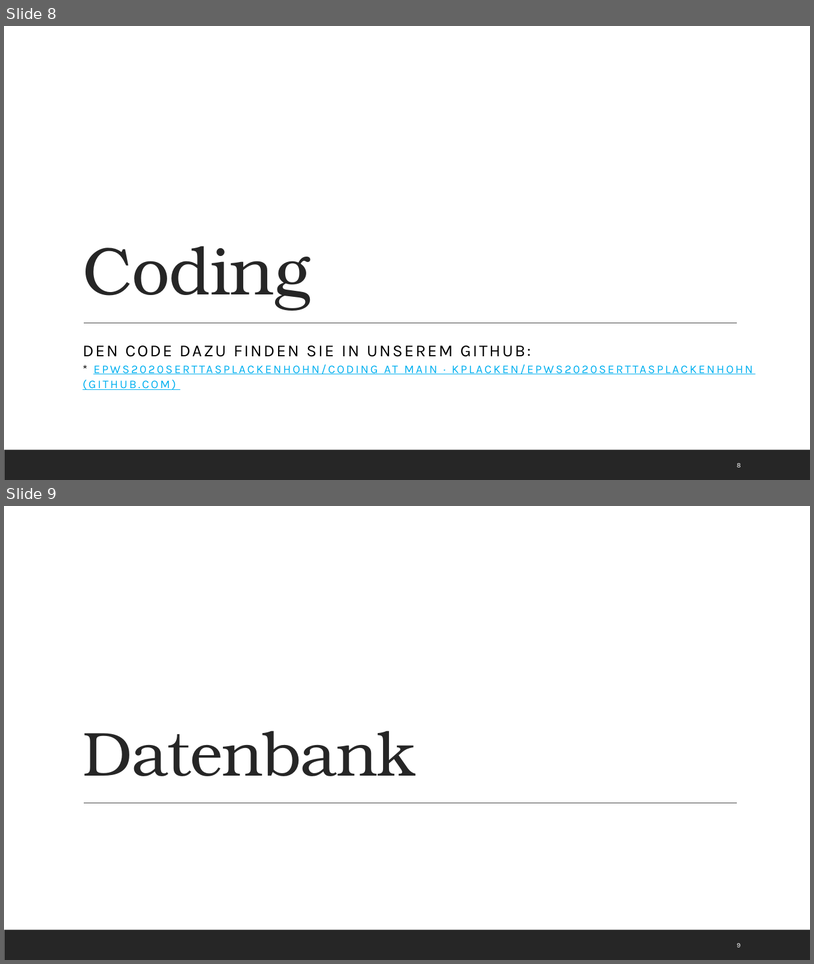
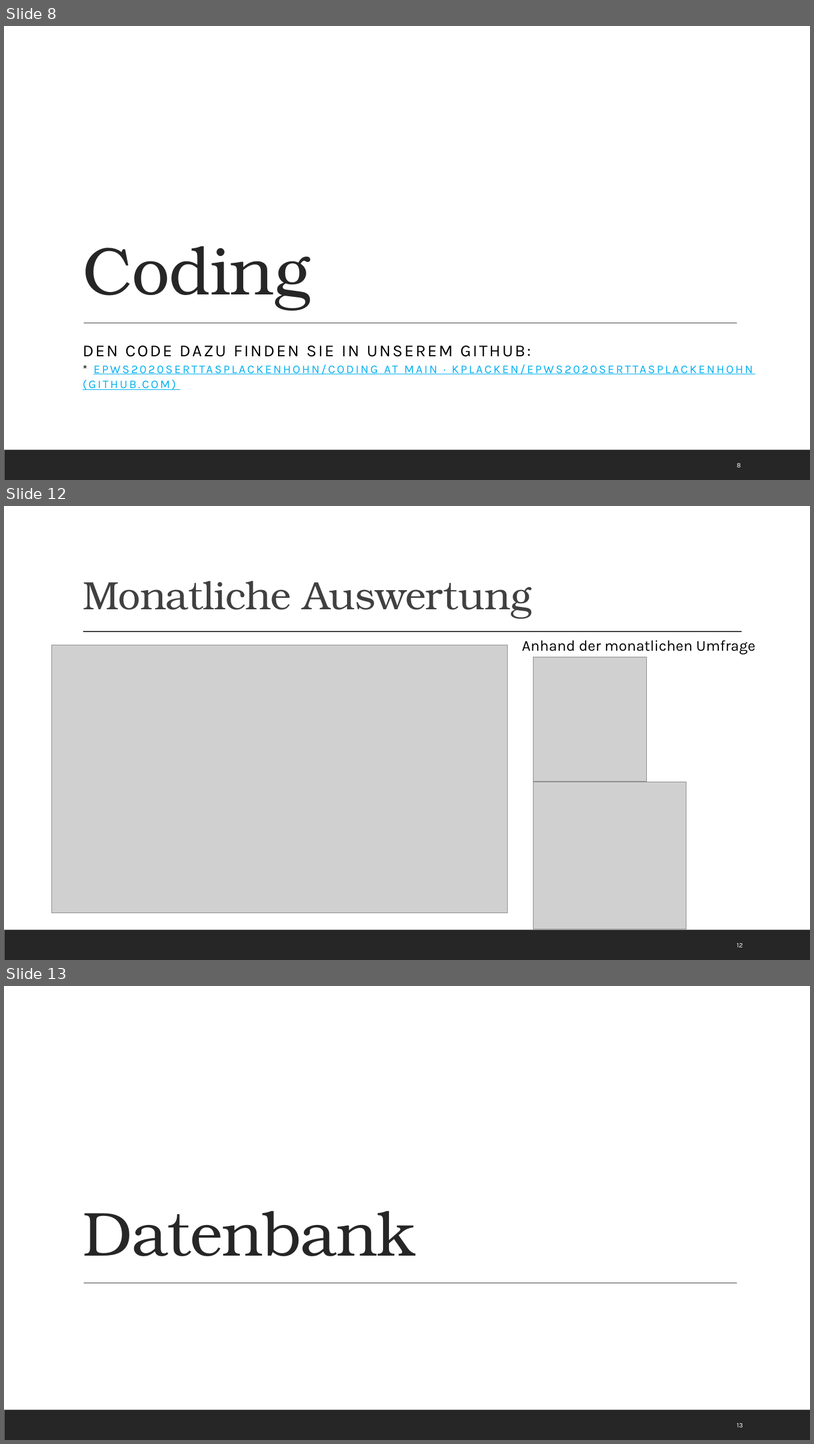
Before and after one commit to Kplacken/EPWS2020SerttasPlackenhohn, a slide deck: Audits/Audit 4/WS2020_SerttasPlackenhohn_Audit4.pptx. Shown one above the other, each under a label of ours: slides 8 and 9 before the commit, slides 8, 12 and 13 after it; the slides between them are not shown. The pictures are 814x964 and 814x1444 pixels, drawn with LibreOffice and Linux fonts; fonts in the diff are those of the drawing; grey boxes stand for pictures. Boxes give left, top, right and bottom in pixels: in the first picture for what was removed or moved away, otherwise in the second. Text is boxed around its words. In the diff, an @@ line names an element or a change of style, - is before the commit and + after.

```diff
--- a/Audits/Audit 4/WS2020_SerttasPlackenhohn_Audit4.pptx
+++ b/Audits/Audit 4/WS2020_SerttasPlackenhohn_Audit4.pptx
@@ slide 12 added at bbox=[4, 506, 810, 960], background #FFFFFF; not listed: 1 template element that a slide beside it also shows @@
@@ title added at bbox=[83, 581, 532, 619], 47 pt, text #404040 @@
+Monatliche Auswertung
@@ picture added at bbox=[52, 645, 508, 913] @@
@@ line added from (83, 632) to (743, 632), #404040 1 pt @@
@@ text added at bbox=[522, 640, 756, 654], 18 pt, text #000000 @@
+Anhand der monatlichen Umfrage
@@ picture added at bbox=[534, 657, 647, 782] @@
@@ picture added at bbox=[534, 781, 687, 929] @@
@@ page number added at bbox=[737, 943, 743, 947], 8 pt, text #FFFFFF @@
+12
@@ what was slide 9 is now slide 13 @@
@@ page number at bbox=[737, 1423, 743, 1427]: text changed @@
-9
+13
```
Also in this commit, not shown: 7 slides changed, 9 other slides added, 6 other files.
